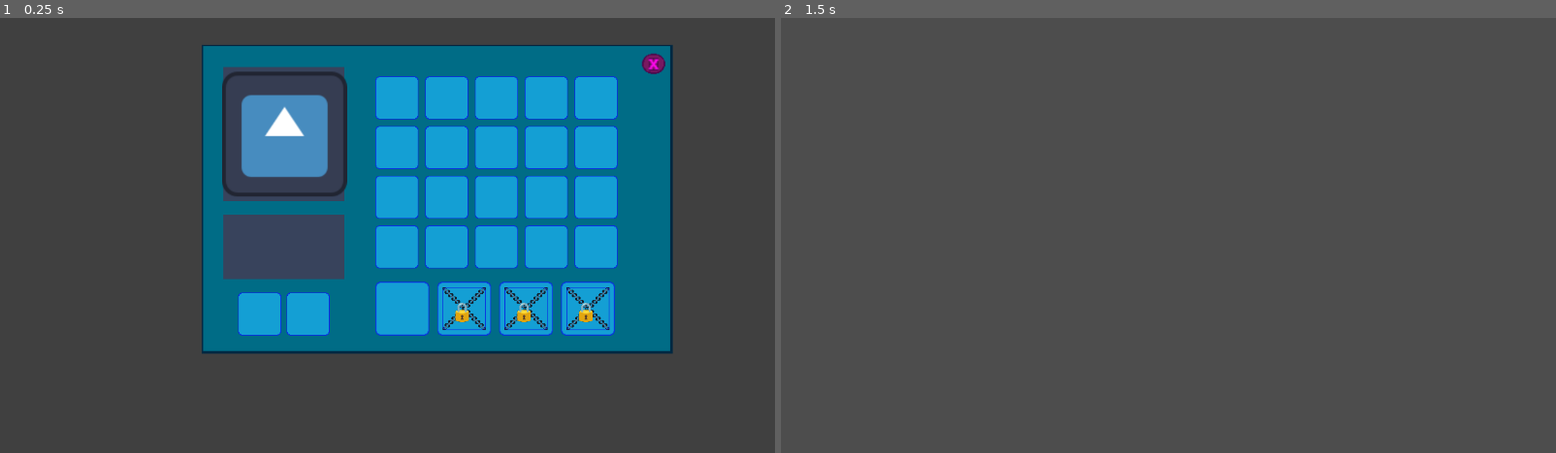
Above: before the commit, frames 1-2 (left to right).
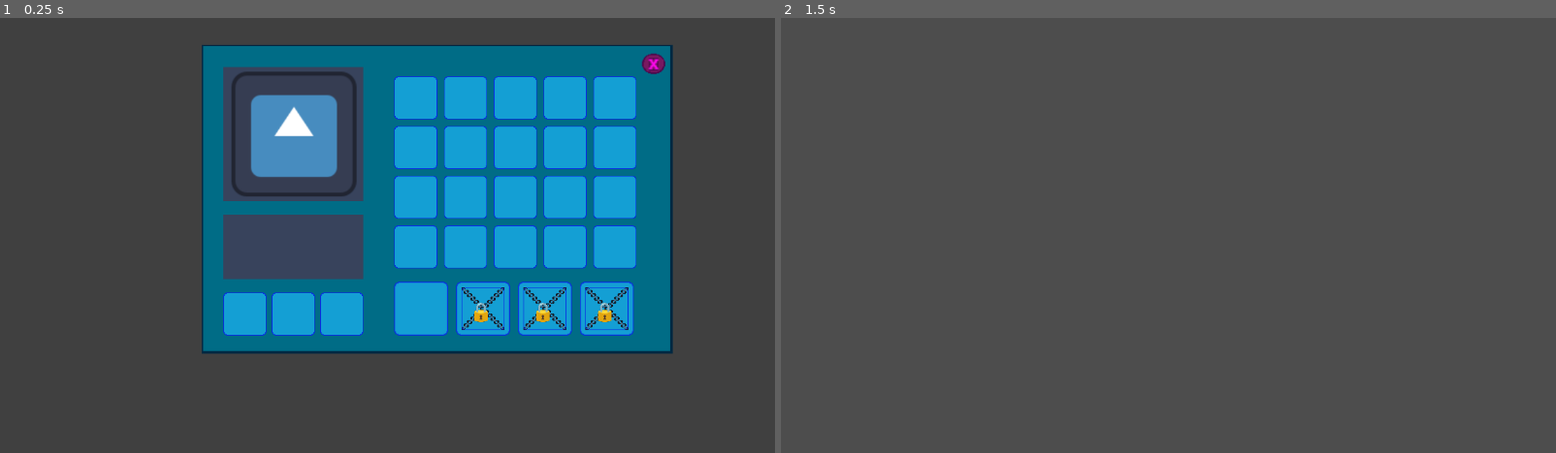
Above: after the commit, the same moments.

Repository: Joaovit-costa/Robot-Slayer
Game: Godot game, scene res://res/Cenas/menu/menu_inventario.tscn
Same seed, same stepped clock (60 frames per second), same inputs: the game is played once before the commit and once after it. This scene is started directly instead of the project's main scene. The engine's default icon, where the game draws it, is replaced by a stand-in: a white triangle on a blue panel in a dark square.
Inputs (mouse positions are in pixels of both pictures, inside the frame that each line leads up to):
- Up to frame 1 (0.25 s): no input
- Up to frame 2 (1.5 s): click (1432, 61) at 0.5 s; tap Enter at 1.25 s; hold Right (ui_right) from 1.28 s (still down)

The runs differ from the first frame. In frame 1, 11% of the frame differs, in the area x 28-83%, y 11-74%; in frame 2, nothing differs.

Commit message:
Lista de itens incompleta
Lista de itens vou continuar em casa

Diff:
--- a/project-room/res/Cenas/menu/menu_inventario.tscn
+++ b/project-room/res/Cenas/menu/menu_inventario.tscn
@@ -170,7 +170,6 @@
 [node name="ChipsArma" type="HBoxContainer" parent="PainelPrincipal/Conteudo/PainelEsquerdo" unique_id=1958956979]
 layout_mode = 2
 theme_override_constants/separation = 8
-alignment = 1
 
 [node name="SlotChip1" parent="PainelPrincipal/Conteudo/PainelEsquerdo/ChipsArma" unique_id=1141151258 instance=ExtResource("1_jr85b")]
 custom_minimum_size = Vector2(64, 48)
@@ -178,6 +177,9 @@
 theme_override_styles/panel = SubResource("StyleBoxFlat_ye3co")
 
 [node name="SlotChip2" parent="PainelPrincipal/Conteudo/PainelEsquerdo/ChipsArma" unique_id=2016897959 instance=ExtResource("1_jr85b")]
+layout_mode = 2
+
+[node name="SlotChip3" parent="PainelPrincipal/Conteudo/PainelEsquerdo/ChipsArma" unique_id=1307466296 instance=ExtResource("1_jr85b")]
 layout_mode = 2
 
 [node name="PainelDireito" type="VBoxContainer" parent="PainelPrincipal/Conteudo" unique_id=1575411234]
--- /dev/null
+++ b/project-room/script/menu/lista_itens.gd
@@ -0,0 +1,10 @@
+var itens := [{"nome": "Lume mod",
+			"tipo": "equipavel",
+			"quantidade": 1,
+			"descricao":"chip de fogo",
+			"buffs": {"ataque_percentual": 10,
+			"efeito": "fogo",
+			"dps": 1.5,
+			"duracao": 2},
+			"link": "arma"
+			}]
Not shown, added: project-room/script/menu/lista_itens.gd.uid
